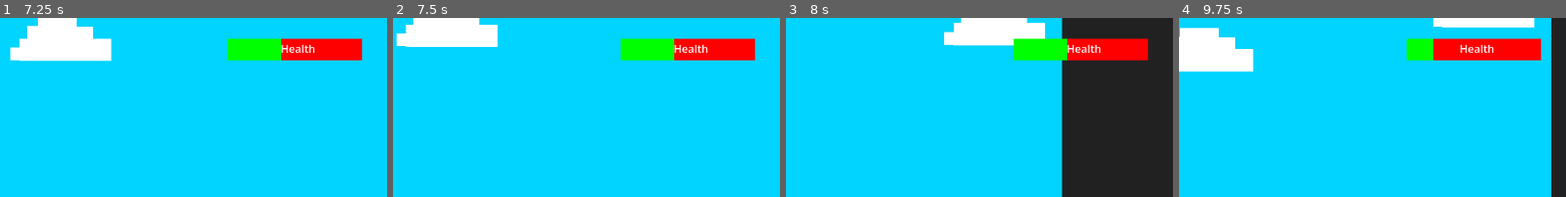
Above: before the commit, frames 1-4 (left to right).
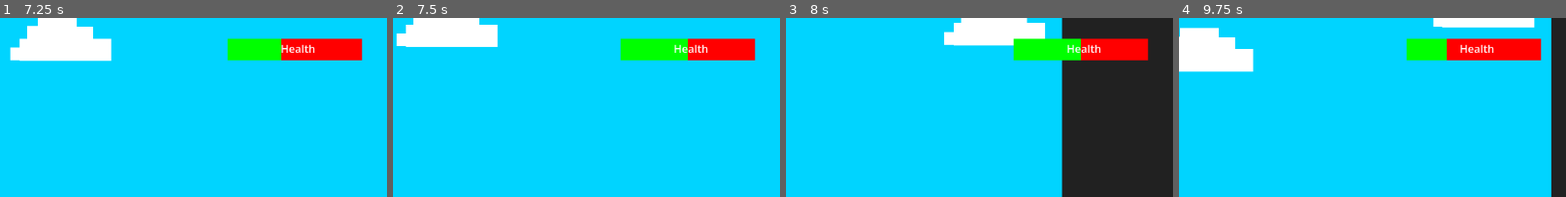
Above: after the commit, the same moments.

Repository: tahmed-sudo/Tabbys-digitech26
Game: Godot game, scene res://Level.tscn
Same seed, same stepped clock (60 frames per second), same inputs: the game is played once before the commit and once after it. The project has no main scene, so this scene is started directly.
Inputs:
- Up to frame 1 (7.25 s): hold Right (ui_right) 0.53-2.03 s; tap F (attack) every 0.75 s from 0.6 to 6.6 s; tap Up (ui_accept) at 0.77, 1.52, 3.02, 3.77, 4.52, 6.02, 6.77 s; hold Left (ui_left) 2.03-4.28 s; hold Right (ui_right) from 4.28 s (still down)
- Up to frame 2 (7.5 s): keep holding Right (ui_right); tap F (attack) at 7.35 s
- Up to frame 3 (8 s): keep holding Right (ui_right); tap Up (ui_accept) at 7.52 s
- Up to frame 4 (9.75 s): release Right (ui_right) at 8.03 s; hold Left (ui_left) 8.03-9.53 s; tap F (attack) at 8.1, 8.85, 9.6 s; tap Up (ui_accept) at 9.02 s; hold Right (ui_right) from 9.53 s (still down)
The pictures show only the part of the screen within x 50-100%, y 0-50%; the shares and areas given below are measured in that part.

Frame 1 is identical in both runs. In frame 2, 0.4% of the frame differs, in the area x 72-77%, y 11-24%; in frame 3, 0.4%; in frame 4, 0.5%, in the area x 65-70%, y 11-24%.

Commit message:
added siphon (health on kill)

Diff:
--- a/tabbys-2026-game/enemy.gd
+++ b/tabbys-2026-game/enemy.gd
@@ -2,8 +2,10 @@
 extends CharacterBody2D
 
 const enemy_SPEED = 150
+const knockback_DECELARATION = 450
 var damage: int = -2
 var enemy_health = 100
+var is_knock_back = false
 
 
 @onready var player = CharacterBody2D
@@ -19,13 +21,17 @@
 		var direction = sign(player.position.x - position.x)
 		velocity.x = direction * enemy_SPEED
 
+
 	move_and_slide()
 
-func take_damage() -> void:
+func take_damage() -> bool:
+	var dead: bool = false
 	if enemy_health > 0:
 		enemy_health -= 25
 	else:
+		dead = true
 		queue_free()
+	return dead
 
 
 
--- a/tabbys-2026-game/player.gd
+++ b/tabbys-2026-game/player.gd
@@ -12,6 +12,7 @@
 func _ready() -> void:
 	health_ui.max_value = health
 	health_ui.value = health
+
 
 func take_damage() -> void:
 
@@ -48,4 +49,6 @@
 
 func _sword_hit(body: Node2D) -> void:
 	if body is Enemy:
-		body.take_damage()
+		if body.take_damage():
+			health += 10
+			health_ui.value = health
